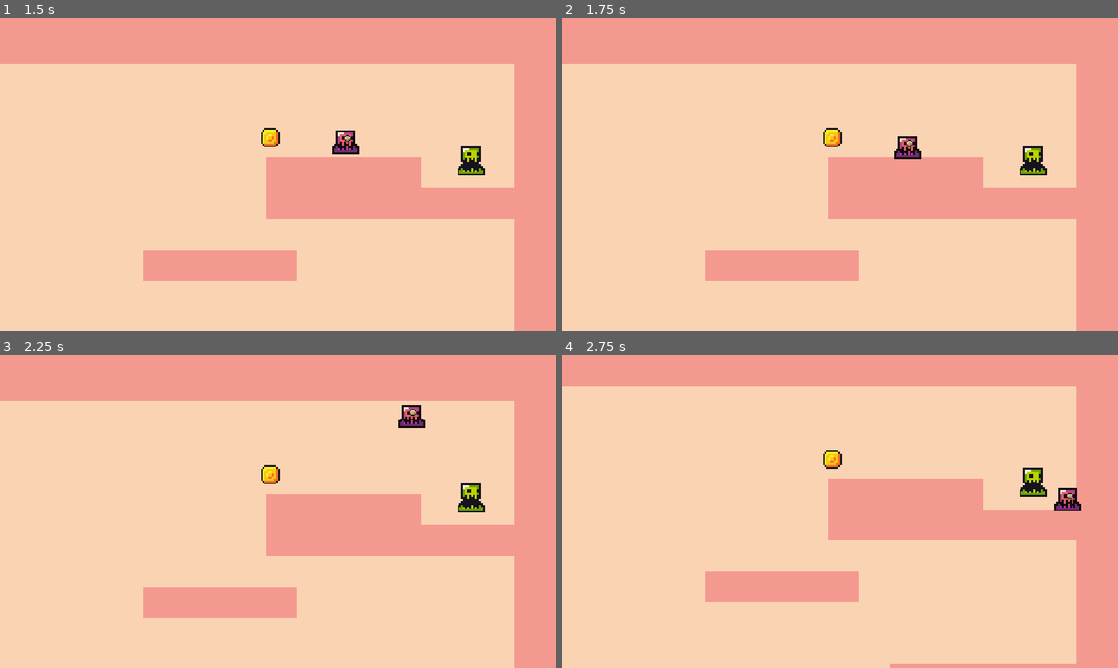
Above: before the commit, frames 1-4 (two rows, left to right).
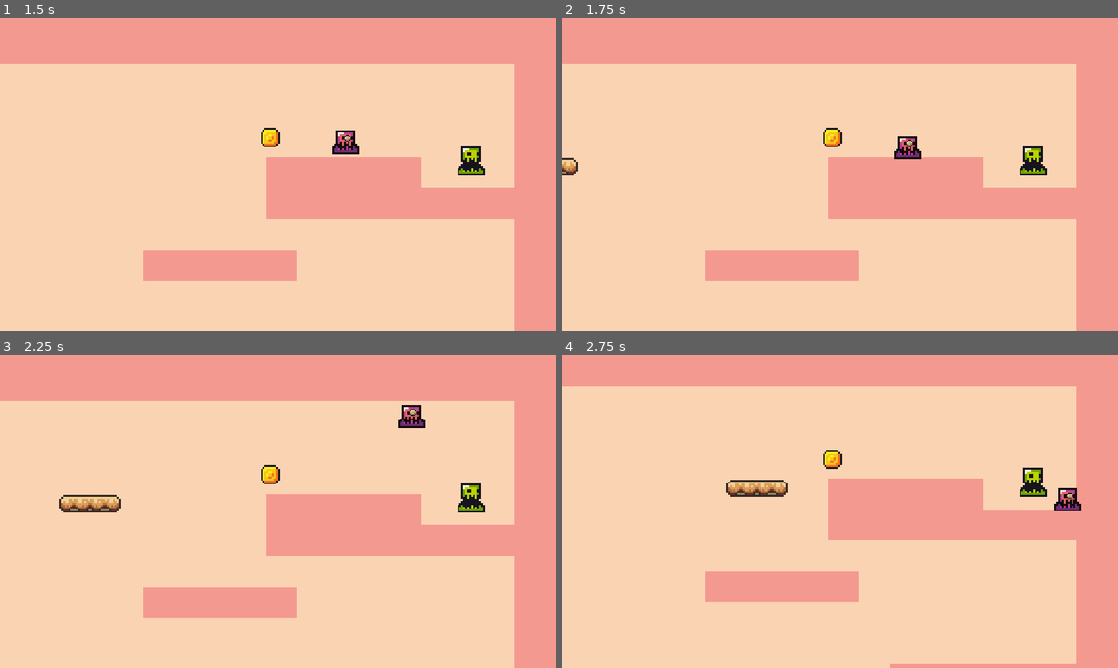
Above: after the commit, the same moments.

Repository: tanishashah2726/trollGame1
Game: Godot game, scene res://scenes/menus/main_menu.tscn
Same seed, same stepped clock (60 frames per second), same inputs: the game is played once before the commit and once after it. Before the commit the project starts from res://scenes/other/main_menu.tscn.
Inputs (mouse positions are in pixels of both pictures, inside the frame that each line leads up to):
- Up to frame 1 (1.5 s): click "Start" at 0.5 s; click "1" at 1.25 s
- Up to frame 2 (1.75 s): no input
- Up to frame 3 (2.25 s): tap Enter at 2 s; move the mouse to (400, 495) at 2.02 s; hold D (move_right) from 2.03 s (still down); tap W (jump) at 2.1 s; click (400, 495) at 2.17 s
- Up to frame 4 (2.75 s): keep holding D (move_right); tap W (jump) at 2.27, 2.57 s

Frame 1 is identical in both runs. In frame 2, 0.1% of the frame differs, in the area x 0-3%, y 44-51%; in frame 3, 0.6%, in the area x 10-22%, y 44-51%; in frame 4, 0.6%.

Commit message:
added platforms and jump pads as well as organized all the scripts and scenes

Diff:
--- a/scenes/levels/level1.tscn
+++ b/scenes/levels/level1.tscn
@@ -1,12 +1,14 @@
 [gd_scene format=4 uid="uid://b5rhk4adbtftr"]
 
-[ext_resource type="PackedScene" uid="uid://dgqwqaogrk02l" path="res://scenes/other/player.tscn" id="1_bfxgj"]
+[ext_resource type="PackedScene" uid="uid://dgqwqaogrk02l" path="res://scenes/player.tscn" id="1_bfxgj"]
 [ext_resource type="Texture2D" uid="uid://ccehrymiccav2" path="res://assets/sprites/world_tileset.png" id="2_dywbp"]
-[ext_resource type="PackedScene" uid="uid://c58c5ytasvdkp" path="res://scenes/other/spike.tscn" id="3_1seuy"]
+[ext_resource type="PackedScene" uid="uid://c58c5ytasvdkp" path="res://scenes/objects/spike.tscn" id="3_1seuy"]
 [ext_resource type="Script" uid="uid://e7yu3hp42tqu" path="res://scripts/colors/red.gd" id="3_2r1tl"]
-[ext_resource type="PackedScene" uid="uid://c0rgsafm4obrb" path="res://scenes/other/door.tscn" id="4_2r1tl"]
+[ext_resource type="PackedScene" uid="uid://c0rgsafm4obrb" path="res://scenes/objects/door.tscn" id="4_2r1tl"]
 [ext_resource type="Script" uid="uid://chfru8lexcbe5" path="res://scripts/colors/blue.gd" id="5_dywbp"]
-[ext_resource type="PackedScene" uid="uid://cxc7ciq1yyqk5" path="res://scenes/other/key.tscn" id="7_2r1tl"]
+[ext_resource type="PackedScene" uid="uid://cxc7ciq1yyqk5" path="res://scenes/objects/key.tscn" id="7_2r1tl"]
+[ext_resource type="PackedScene" uid="uid://d1kd81n0q3lbx" path="res://scenes/objects/platform.tscn" id="8_8a7m2"]
+[ext_resource type="PackedScene" uid="uid://ced8gtwvnpoyi" path="res://scenes/objects/jump_pad.tscn" id="10_5ntmo"]
 
 [sub_resource type="TileSetAtlasSource" id="TileSetAtlasSource_yqjtg"]
 texture = ExtResource("2_dywbp")
@@ -145,6 +147,82 @@
 physics_layer_0/collision_layer = 1
 sources/0 = SubResource("TileSetAtlasSource_yqjtg")
 
+[sub_resource type="Animation" id="Animation_nkeig"]
+length = 0.001
+tracks/0/type = "value"
+tracks/0/imported = false
+tracks/0/enabled = true
+tracks/0/path = NodePath(".:position")
+tracks/0/interp = 1
+tracks/0/loop_wrap = true
+tracks/0/keys = {
+"times": PackedFloat32Array(0),
+"transitions": PackedFloat32Array(1),
+"update": 0,
+"values": [Vector2(378, -122)]
+}
+
+[sub_resource type="Animation" id="Animation_nfihu"]
+resource_name = "move"
+length = 1.5666667
+loop_mode = 2
+tracks/0/type = "value"
+tracks/0/imported = false
+tracks/0/enabled = true
+tracks/0/path = NodePath(".:position")
+tracks/0/interp = 1
+tracks/0/loop_wrap = true
+tracks/0/keys = {
+"times": PackedFloat32Array(0, 1.5666667),
+"transitions": PackedFloat32Array(1, 1),
+"update": 0,
+"values": [Vector2(378, -122), Vector2(217, -122)]
+}
+
+[sub_resource type="AnimationLibrary" id="AnimationLibrary_lgguw"]
+_data = {
+&"RESET": SubResource("Animation_nkeig"),
+&"move": SubResource("Animation_nfihu")
+}
+
+[sub_resource type="Animation" id="Animation_plydf"]
+length = 1.5
+tracks/0/type = "value"
+tracks/0/imported = false
+tracks/0/enabled = true
+tracks/0/path = NodePath(".:position")
+tracks/0/interp = 1
+tracks/0/loop_wrap = true
+tracks/0/keys = {
+"times": PackedFloat32Array(0, 0.0009999999),
+"transitions": PackedFloat32Array(1, 1),
+"update": 0,
+"values": [Vector2(213, -122), Vector2(213, -122)]
+}
+
+[sub_resource type="Animation" id="Animation_5ntmo"]
+resource_name = "move"
+length = 1.5
+loop_mode = 2
+tracks/0/type = "value"
+tracks/0/imported = false
+tracks/0/enabled = true
+tracks/0/path = NodePath(".:position")
+tracks/0/interp = 1
+tracks/0/loop_wrap = true
+tracks/0/keys = {
+"times": PackedFloat32Array(0, 1.5),
+"transitions": PackedFloat32Array(1, 1),
+"update": 0,
+"values": [Vector2(213, -122), Vector2(376, -122)]
+}
+
+[sub_resource type="AnimationLibrary" id="AnimationLibrary_nkeig"]
+_data = {
+&"RESET": SubResource("Animation_plydf"),
+&"move": SubResource("Animation_5ntmo")
+}
+
 [node name="Level1" type="Node2D" unique_id=1058185218]
 
 [node name="Player" parent="." unique_id=916710193 instance=ExtResource("1_bfxgj")]
@@ -161,12 +239,12 @@
 [node name="Tilemaps" type="Node" parent="." unique_id=1023587464]
 
 [node name="Background" type="TileMapLayer" parent="Tilemaps" unique_id=1207194193]
-z_index = -1
+z_index = -2
 tile_map_data = PackedByteArray("AAD4//n/AAABAAkAAAD4//r/AAABAAkAAAD4//v/AAABAAkAAAD4//z/AAABAAkAAAD4//3/AAABAAkAAAD4// …(13296 unchanged characters)…
 tile_set = SubResource("TileSet_ttx4m")
 
 [node name="Ground" type="TileMapLayer" parent="Tilemaps" unique_id=480975512]
-z_index = 1
+z_index = -1
 tile_map_data = PackedByteArray("AAD7/wIAAAABAAsAAAD8/wIAAAABAAsAAAD9/wIAAAABAAsAAAD+/wIAAAABAAsAAAD//wIAAAABAAsAAAAAAA …(7120 unchanged characters)…
 tile_set = SubResource("TileSet_ttx4m")
 
@@ -182,10 +260,25 @@
 z_index = 2
 position = Vector2(104, -136)
 
+[node name="Platform" parent="blue" unique_id=872389293 instance=ExtResource("8_8a7m2")]
+position = Vector2(378, -122)
+
+[node name="AnimationPlayer" type="AnimationPlayer" parent="blue/Platform" unique_id=1761243545]
+libraries/ = SubResource("AnimationLibrary_lgguw")
+autoplay = &"move"
+
 [node name="red" type="Node2D" parent="." unique_id=1111771990]
 unique_name_in_owner = true
 script = ExtResource("3_2r1tl")
 
+[node name="Platform" parent="red" unique_id=96578025 instance=ExtResource("8_8a7m2")]
+position = Vector2(213, -122)
+fake = true
+
+[node name="AnimationPlayer" type="AnimationPlayer" parent="red/Platform" unique_id=325932446]
+libraries/ = SubResource("AnimationLibrary_nkeig")
+autoplay = &"move"
+
 [node name="Spike" parent="red" unique_id=882576474 instance=ExtResource("3_1seuy")]
 z_index = 2
 position = Vector2(168, -56)
@@ -201,4 +294,7 @@
 [node name="key" parent="." unique_id=1341914364 instance=ExtResource("7_2r1tl")]
 position = Vector2(402, -138)
 
+[node name="JumpPad" parent="." unique_id=447008566 instance=ExtResource("10_5ntmo")]
+position = Vector2(291, 26)
+
 [connection signal="body_entered" from="Door" to="." method="_on_door_body_entered"]
--- a/scenes/levels/level2.tscn
+++ b/scenes/levels/level2.tscn
@@ -1,12 +1,12 @@
 [gd_scene format=4 uid="uid://qqv0e4xxdsds"]
 
-[ext_resource type="PackedScene" uid="uid://dgqwqaogrk02l" path="res://scenes/other/player.tscn" id="1_niitk"]
+[ext_resource type="PackedScene" uid="uid://dgqwqaogrk02l" path="res://scenes/player.tscn" id="1_niitk"]
 [ext_resource type="Texture2D" uid="uid://ccehrymiccav2" path="res://assets/sprites/world_tileset.png" id="2_d5djh"]
 [ext_resource type="Script" uid="uid://e7yu3hp42tqu" path="res://scripts/colors/red.gd" id="3_dj4wq"]
-[ext_resource type="PackedScene" uid="uid://c58c5ytasvdkp" path="res://scenes/other/spike.tscn" id="3_ok6xr"]
-[ext_resource type="PackedScene" uid="uid://c0rgsafm4obrb" path="res://scenes/other/door.tscn" id="4_dj4wq"]
+[ext_resource type="PackedScene" uid="uid://c58c5ytasvdkp" path="res://scenes/objects/spike.tscn" id="3_ok6xr"]
+[ext_resource type="PackedScene" uid="uid://c0rgsafm4obrb" path="res://scenes/objects/door.tscn" id="4_dj4wq"]
 [ext_resource type="Script" uid="uid://chfru8lexcbe5" path="res://scripts/colors/blue.gd" id="6_k0mew"]
-[ext_resource type="PackedScene" uid="uid://cxc7ciq1yyqk5" path="res://scenes/other/key.tscn" id="7_dj4wq"]
+[ext_resource type="PackedScene" uid="uid://cxc7ciq1yyqk5" path="res://scenes/objects/key.tscn" id="7_dj4wq"]
 
 [sub_resource type="TileSetAtlasSource" id="TileSetAtlasSource_dj4wq"]
 texture = ExtResource("2_d5djh")
--- a/scenes/levels/level3.tscn
+++ b/scenes/levels/level3.tscn
@@ -1,11 +1,11 @@
 [gd_scene format=4 uid="uid://u4b7ucemb2cy"]
 
-[ext_resource type="PackedScene" uid="uid://dgqwqaogrk02l" path="res://scenes/other/player.tscn" id="1_sru4k"]
+[ext_resource type="PackedScene" uid="uid://dgqwqaogrk02l" path="res://scenes/player.tscn" id="1_sru4k"]
 [ext_resource type="Texture2D" uid="uid://ccehrymiccav2" path="res://assets/sprites/world_tileset.png" id="2_t275y"]
-[ext_resource type="PackedScene" uid="uid://c0rgsafm4obrb" path="res://scenes/other/door.tscn" id="3_f5jb5"]
-[ext_resource type="PackedScene" uid="uid://cxc7ciq1yyqk5" path="res://scenes/other/key.tscn" id="4_f7rt6"]
+[ext_resource type="PackedScene" uid="uid://c0rgsafm4obrb" path="res://scenes/objects/door.tscn" id="3_f5jb5"]
+[ext_resource type="PackedScene" uid="uid://cxc7ciq1yyqk5" path="res://scenes/objects/key.tscn" id="4_f7rt6"]
 [ext_resource type="Script" uid="uid://e7yu3hp42tqu" path="res://scripts/colors/red.gd" id="5_8w0pe"]
-[ext_resource type="PackedScene" uid="uid://c58c5ytasvdkp" path="res://scenes/other/spike.tscn" id="6_7eb4w"]
+[ext_resource type="PackedScene" uid="uid://c58c5ytasvdkp" path="res://scenes/objects/spike.tscn" id="6_7eb4w"]
 [ext_resource type="Script" uid="uid://chfru8lexcbe5" path="res://scripts/colors/blue.gd" id="7_hadiw"]
 
 [sub_resource type="TileSetAtlasSource" id="TileSetAtlasSource_frjko"]
--- a/scenes/other/level_menu.tscn
+++ b/scenes/menus/level_menu.tscn
@@ -1,6 +1,6 @@
 [gd_scene format=3 uid="uid://csrqp5el8ylm2"]
 
-[ext_resource type="Script" uid="uid://b0ww3lsmi4o54" path="res://scripts/level_menu.gd" id="1_yl4fo"]
+[ext_resource type="Script" uid="uid://b0ww3lsmi4o54" path="res://scripts/menus/level_menu.gd" id="1_yl4fo"]
 
 [node name="levelMenu" type="Node2D" unique_id=2097195839]
 script = ExtResource("1_yl4fo")
@@ -8,6 +8,15 @@
 [node name="Camera2D" type="Camera2D" parent="." unique_id=1491536758]
 position = Vector2(0, 1)
 zoom = Vector2(4, 4)
+
+[node name="ColorRect" type="ColorRect" parent="." unique_id=1748413553]
+z_index = -1
+offset_left = -156.0
+offset_top = -83.0
+offset_right = 153.0
+offset_bottom = 90.0
+mouse_filter = 2
+color = Color(0.95321125, 0.7783057, 0.6844566, 1)
 
 [node name="Buttons" type="GridContainer" parent="." unique_id=906942122]
 z_index = 2
@@ -35,14 +44,6 @@
 text = "3"
 metadata/_edit_use_anchors_ = true
 
-[node name="ColorRect" type="ColorRect" parent="." unique_id=1748413553]
-offset_left = -156.0
-offset_top = -83.0
-offset_right = 153.0
-offset_bottom = 90.0
-mouse_filter = 2
-color = Color(0.95321125, 0.7783057, 0.6844566, 1)
-
 [connection signal="pressed" from="Buttons/Button1" to="." method="_on_button_pressed"]
 [connection signal="pressed" from="Buttons/Button2" to="." method="_on_button_pressed"]
 [connection signal="pressed" from="Buttons/Button3" to="." method="_on_button_pressed"]
--- a/scenes/other/main_menu.tscn
+++ b/scenes/menus/main_menu.tscn
@@ -1,6 +1,6 @@
 [gd_scene format=3 uid="uid://pjglpnjksk16"]
 
-[ext_resource type="Script" uid="uid://0ckmtqh37jar" path="res://scripts/main_menu.gd" id="1_ekxnf"]
+[ext_resource type="Script" uid="uid://0ckmtqh37jar" path="res://scripts/menus/main_menu.gd" id="1_ekxnf"]
 
 [node name="MainMenu" type="Node2D" unique_id=1530227273]
 script = ExtResource("1_ekxnf")
--- a/scenes/other/pause_menu.tscn
+++ b/scenes/menus/pause_menu.tscn
@@ -1,10 +1,10 @@
 [gd_scene format=3 uid="uid://bglfs2sssrkvp"]
 
-[ext_resource type="Script" uid="uid://4dgshvawh62t" path="res://scripts/pause_menu.gd" id="1_ydy6h"]
+[ext_resource type="Script" uid="uid://4dgshvawh62t" path="res://scripts/menus/pause_menu.gd" id="1_fwndu"]
 
 [node name="pause_menu" type="CanvasLayer" unique_id=462829160]
 process_mode = 3
-script = ExtResource("1_ydy6h")
+script = ExtResource("1_fwndu")
 
 [node name="ColorRect" type="ColorRect" parent="." unique_id=1246155546]
 z_index = -1
--- a/scenes/other/door.tscn
+++ b/scenes/objects/door.tscn
@@ -1,6 +1,6 @@
 [gd_scene format=3 uid="uid://c0rgsafm4obrb"]
 
-[ext_resource type="Script" uid="uid://cn4tocwkr87r0" path="res://scripts/door.gd" id="1_uvdjg"]
+[ext_resource type="Script" uid="uid://cn4tocwkr87r0" path="res://scripts/objects/door.gd" id="1_uvdjg"]
 [ext_resource type="Texture2D" uid="uid://cv71pncxtgpnt" path="res://assets/sprites/slime_green.png" id="2_83dcw"]
 
 [sub_resource type="RectangleShape2D" id="RectangleShape2D_ngmaq"]
--- a/scenes/other/glasses.tscn
+++ b/scenes/objects/glasses.tscn
@@ -1,7 +1,7 @@
 [gd_scene format=3 uid="uid://brdwwpiap2608"]
 
 [ext_resource type="Texture2D" uid="uid://ccehrymiccav2" path="res://assets/sprites/world_tileset.png" id="1_b7coi"]
-[ext_resource type="Script" uid="uid://kgpaithpx371" path="res://scripts/glasses.gd" id="1_w6uhf"]
+[ext_resource type="Script" uid="uid://kgpaithpx371" path="res://scripts/objects/glasses.gd" id="1_w6uhf"]
 
 [node name="glasses" type="Node2D" unique_id=837312431]
 script = ExtResource("1_w6uhf")
--- /dev/null
+++ b/scenes/objects/jump_pad.tscn
@@ -0,0 +1,31 @@
+[gd_scene format=3 uid="uid://ced8gtwvnpoyi"]
+
+[ext_resource type="Texture2D" uid="uid://cv71pncxtgpnt" path="res://assets/sprites/slime_green.png" id="1_7hsou"]
+[ext_resource type="Script" uid="uid://chbxj4al3qocy" path="res://scripts/objects/jump_pad.gd" id="1_g64ed"]
+
+[sub_resource type="RectangleShape2D" id="RectangleShape2D_ngmaq"]
+size = Vector2(13, 5)
+
+[sub_resource type="RectangleShape2D" id="RectangleShape2D_0mwfa"]
+size = Vector2(11, 3)
+
+[node name="JumpPad" type="StaticBody2D" unique_id=447008566]
+script = ExtResource("1_g64ed")
+
+[node name="Sprite2D" type="Sprite2D" parent="." unique_id=14113901]
+texture = ExtResource("1_7hsou")
+region_enabled = true
+region_rect = Rect2(4, 11, 17, 14)
+
+[node name="CollisionShape2D" type="CollisionShape2D" parent="." unique_id=1562323223]
+position = Vector2(-0.5, 3.5)
+shape = SubResource("RectangleShape2D_ngmaq")
+
+[node name="Area2D" type="Area2D" parent="." unique_id=2102012774]
+collision_mask = 3
+
+[node name="CollisionShape2D" type="CollisionShape2D" parent="Area2D" unique_id=1070380657]
+position = Vector2(-0.5, -1.5)
+shape = SubResource("RectangleShape2D_0mwfa")
+
+[connection signal="body_entered" from="Area2D" to="." method="_on_area_2d_body_entered"]
--- a/scenes/other/key.tscn
+++ b/scenes/objects/key.tscn
@@ -1,6 +1,6 @@
 [gd_scene format=3 uid="uid://cxc7ciq1yyqk5"]
 
-[ext_resource type="Script" uid="uid://0n8r3p5snlwq" path="res://scripts/key.gd" id="1_jv0eq"]
+[ext_resource type="Script" uid="uid://0n8r3p5snlwq" path="res://scripts/objects/key.gd" id="1_jv0eq"]
 [ext_resource type="Texture2D" uid="uid://dv4immoxqc4qf" path="res://assets/sprites/coin.png" id="1_u1lpf"]
 
 [sub_resource type="RectangleShape2D" id="RectangleShape2D_ngmaq"]
--- a/scenes/other/killzone.tscn
+++ b/scenes/objects/killzone.tscn
@@ -1,6 +1,6 @@
 [gd_scene format=3 uid="uid://cellise0q6oon"]
 
-[ext_resource type="Script" uid="uid://do6xhahlko81f" path="res://scripts/killzone.gd" id="1_xlapc"]
+[ext_resource type="Script" uid="uid://do6xhahlko81f" path="res://scripts/objects/killzone.gd" id="1_xlapc"]
 
 [node name="Killzone" type="Area2D" unique_id=869590945]
 collision_mask = 2
--- /dev/null
+++ b/scenes/objects/platform.tscn
@@ -0,0 +1,19 @@
+[gd_scene format=3 uid="uid://d1kd81n0q3lbx"]
+
+[ext_resource type="Script" uid="uid://y6i7a7nexwa0" path="res://scripts/objects/platform.gd" id="1_7l8w3"]
+[ext_resource type="Texture2D" uid="uid://i7wsfcxk6f7n" path="res://assets/sprites/platforms.png" id="1_sgd56"]
+
+[sub_resource type="RectangleShape2D" id="RectangleShape2D_ngmaq"]
+size = Vector2(31, 10)
+
+[node name="Platform" type="AnimatableBody2D" unique_id=872389293]
+script = ExtResource("1_7l8w3")
+
+[node name="CollisionShape2D" type="CollisionShape2D" parent="." unique_id=966718831]
+position = Vector2(-0.5, -1)
+shape = SubResource("RectangleShape2D_ngmaq")
+
+[node name="Sprite2D" type="Sprite2D" parent="." unique_id=943485798]
+texture = ExtResource("1_sgd56")
+region_enabled = true
+region_rect = Rect2(16, 15, 33, 13)
--- a/scenes/other/spike.tscn
+++ b/scenes/objects/spike.tscn
@@ -1,7 +1,7 @@
 [gd_scene format=3 uid="uid://c58c5ytasvdkp"]
 
 [ext_resource type="Texture2D" uid="uid://dbudo5hwt4o1k" path="res://assets/sprites/cactiSpike.png" id="1_7a7y0"]
-[ext_resource type="PackedScene" uid="uid://cellise0q6oon" path="res://scenes/other/killzone.tscn" id="2_tggh8"]
+[ext_resource type="PackedScene" uid="uid://cellise0q6oon" path="res://scenes/objects/killzone.tscn" id="2_tggh8"]
 
 [sub_resource type="RectangleShape2D" id="RectangleShape2D_ngmaq"]
 size = Vector2(12, 8)
--- a/scenes/other/player.tscn
+++ b/scenes/player.tscn
@@ -2,8 +2,8 @@
 
 [ext_resource type="Script" uid="uid://bb505cv7gxrtv" path="res://scripts/player.gd" id="1_g2els"]
 [ext_resource type="Texture2D" uid="uid://cg8fi6v1m74w" path="res://assets/sprites/slime_purple.png" id="2_g2els"]
-[ext_resource type="PackedScene" uid="uid://brdwwpiap2608" path="res://scenes/other/glasses.tscn" id="3_8ywir"]
-[ext_resource type="PackedScene" uid="uid://bglfs2sssrkvp" path="res://scenes/other/pause_menu.tscn" id="4_hv66l"]
+[ext_resource type="PackedScene" uid="uid://brdwwpiap2608" path="res://scenes/objects/glasses.tscn" id="3_8ywir"]
+[ext_resource type="PackedScene" uid="uid://bglfs2sssrkvp" path="res://scenes/menus/pause_menu.tscn" id="4_hv66l"]
 
 [sub_resource type="AtlasTexture" id="AtlasTexture_3vyb7"]
 atlas = ExtResource("2_g2els")
--- a/scripts/main_menu.gd
+++ /dev/null
@@ -1,5 +0,0 @@
-extends Node2D
-
-
-func _on_start_pressed() -> void:
-	get_tree().change_scene_to_file("res://scenes/other/level_menu.tscn")
--- a/scripts/level_menu.gd
+++ b/scripts/menus/level_menu.gd
@@ -13,7 +13,7 @@
 		num+=1
 
 	unlock_button()
-
+	LevelCore.index = 0
 
 func _on_button_pressed(level_path: String) -> void:
 	get_tree().change_scene_to_file(level_path)
--- /dev/null
+++ b/scripts/menus/main_menu.gd
@@ -0,0 +1,5 @@
+extends Node2D
+
+
+func _on_start_pressed() -> void:
+	get_tree().change_scene_to_file("res://scenes/menus/level_menu.tscn")
--- a/scripts/pause_menu.gd
+++ b/scripts/menus/pause_menu.gd
@@ -16,7 +16,9 @@
 			get_tree().paused = true
 
 func _on_level_menu_btn_pressed() -> void:
-	get_tree().change_scene_to_file("res://scenes/other/level_menu.tscn")
+	pause_menu.visible = false
+	get_tree().paused = false
+	get_tree().change_scene_to_file("res://scenes/menus/level_menu.tscn")
 
 func _on_resume_btn_pressed() -> void:
 	pause_menu.visible = false
--- a/scripts/door.gd
+++ b/scripts/objects/door.gd
@@ -18,7 +18,7 @@
 			get_tree().call_deferred("change_scene_to_file",next_level_path)
 
 		else:
-			get_tree().call_deferred("change_scene_to_file", "res://scenes/other/level_menu.tscn")
+			get_tree().call_deferred("change_scene_to_file", "res://scenes/menus/level_menu.tscn")
 
 		LevelCore.index = 0
 		LevelCore.can_unlock = false
--- /dev/null
+++ b/scripts/objects/jump_pad.gd
@@ -0,0 +1,13 @@
+extends StaticBody2D
+
+@export var jumpHeight = 500
+@export var jumpDistance = 0
+
+func _ready() -> void:
+	pass # Replace with function body.
+
+
+func _on_area_2d_body_entered(body: Node) -> void:
+	var player = body as CharacterBody2D
+	if player:
+		player.velocity = Vector2(jumpDistance, -jumpHeight)
--- /dev/null
+++ b/scripts/objects/platform.gd
@@ -0,0 +1,7 @@
+extends AnimatableBody2D
+
+@export var fake = false
+
+func _ready() -> void:
+	if fake:
+		get_node("CollisionShape2D").queue_free()
--- a/scripts/player.gd
+++ b/scripts/player.gd
@@ -15,6 +15,7 @@
 		velocity.y = JUMP_VELOCITY
 
 	var direction := Input.get_axis("move_left", "move_right")
+
 	if direction:
 		velocity.x = direction * SPEED
 	else:
Renamed: scripts/level_menu.gd.uid -> scripts/menus/level_menu.gd.uid
Renamed: scripts/main_menu.gd.uid -> scripts/menus/main_menu.gd.uid
Renamed: scripts/pause_menu.gd.uid -> scripts/menus/pause_menu.gd.uid
Renamed: scripts/door.gd.uid -> scripts/objects/door.gd.uid
Renamed: scripts/glasses.gd -> scripts/objects/glasses.gd
Renamed: scripts/glasses.gd.uid -> scripts/objects/glasses.gd.uid
Not shown, added: scripts/objects/jump_pad.gd.uid
Renamed: scripts/key.gd -> scripts/objects/key.gd
Renamed: scripts/key.gd.uid -> scripts/objects/key.gd.uid
Renamed: scripts/killzone.gd -> scripts/objects/killzone.gd
Renamed: scripts/killzone.gd.uid -> scripts/objects/killzone.gd.uid
Not shown, added: scripts/objects/platform.gd.uid
